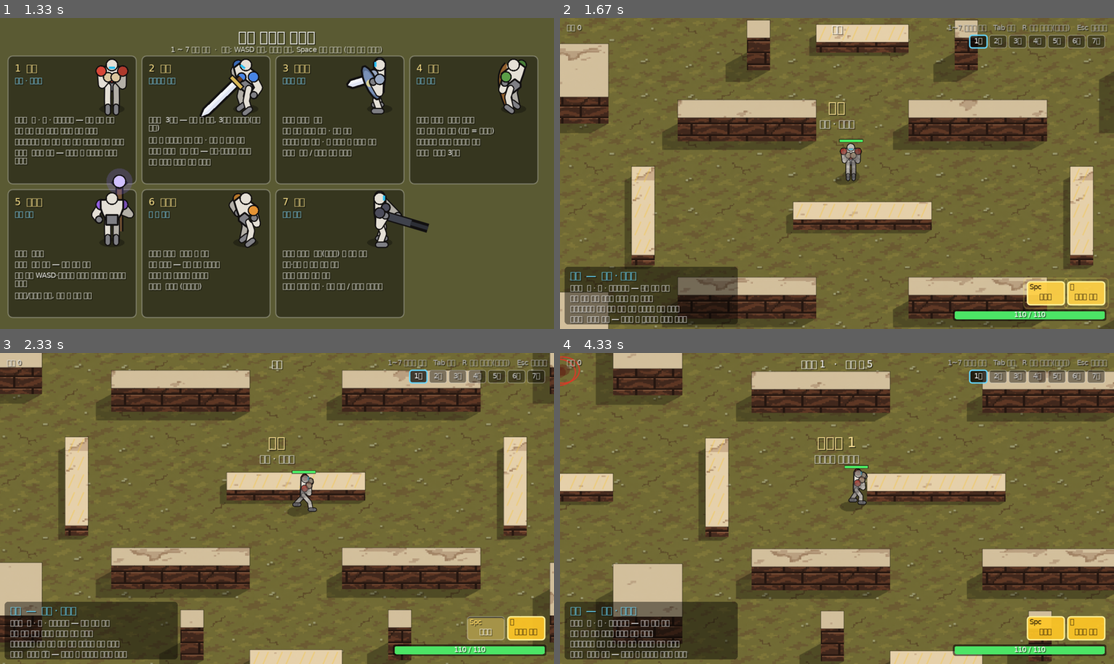
Above: before the commit, frames 1-4 (two rows, left to right).
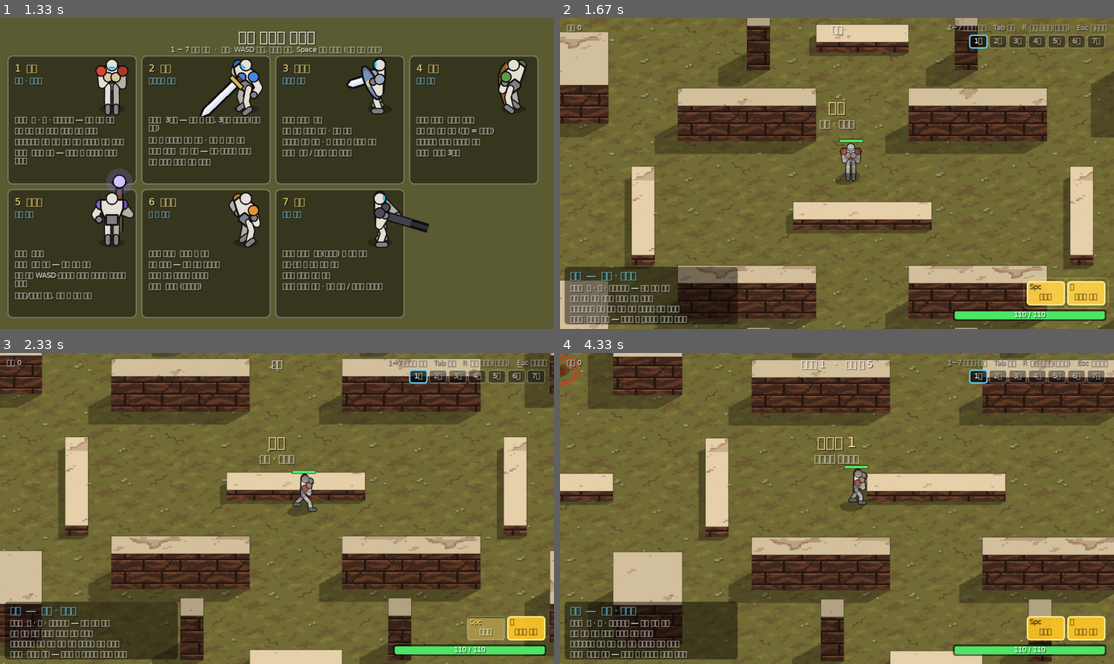
Above: after the commit, the same moments.

Repository: kaino0404-collab/quarterview-action-game
Game: LÖVE game, started from main.lua
Two runs of this game, one before a commit and one after it. Both use one fixed random seed, a clock stepped at 60 frames per second and the inputs below.
Inputs (mouse positions are in pixels of both pictures, inside the frame that each line leads up to):
- Up to frame 1 (1.33 s): hold Right 0.33-0.8 s
- Up to frame 2 (1.67 s): click "1 맨손" at 1.38 s
- Up to frame 3 (2.33 s): tap Space at 1.67 s; hold Right from 2 s (still down); move the mouse to (105, 580) at 2.03 s
- Up to frame 4 (4.33 s): release Right at 2.47 s; hold Left 2.5-3.03 s; move the mouse to (1041, 617) at 2.53 s; hold Down 3.07-3.37 s; move the mouse to (903, 536) at 3.1 s; hold Left 3.4-3.8 s; move the mouse to (848, 402) at 3.43 s; hold Up 3.83-4.2 s; move the mouse to (704, 446) at 3.87 s; hold Right from 4.23 s (still down); move the mouse to (809, 589) at 4.27 s

Frame 1 is identical in both runs. In frame 2, 12% of the frame differs, in the area x 0-100%, y 0-100%; in frame 3, 12%; in frame 4, 12%.

Commit message:
낮은 벽 빗금 지움, 넘을 수 없는 벽을 더 높게
- 넘을 수 있는 낮은 벽의 노란 빗금 표시 삭제 (도트 그림체와 안 어울림, 낮은 벽은 밝은 색으로만 구분)
- 넘을 수 없는 벽 높이 (m): 외벽 2.4 → 3.2, 큰 상자 1.8 → 2.6, 긴 벽 1.6 → 2.4, 기둥 2.2 → 3.0
  - 낮은 벽 0.7, 앞쪽 외벽 0.5 는 그대로
- 높은 벽을 어둡게 칠하는 기준 2.3 → 2.9 (외벽·기둥만 어둡게)
- 맨손 자동 테스트 통과 (7처치, 사망 0), 빌드

다음: 유저가 플레이로 확인 — 벽 뒤에 선 캐릭터가 너무 가려지는지

Co-Authored-By: Claude Opus 5.5 <noreply@anthropic.com>

Diff:
--- a/main.lua
+++ b/main.lua
@@ -147,17 +147,18 @@
     map[y] = {}
     for x = 1, MAPW do map[y][x] = 0 end
   end
-  rect(1, 1, MAPW, 1, 2.4); rect(1, 1, 1, MAPH, 2.4); rect(MAPW, 1, 1, MAPH, 2.4)
+  -- 넘을 수 없는 벽은 높게 (유저 요청: 외벽 2.4→3.2, 상자 1.8→2.6, 긴 벽 1.6→2.4, 기둥 2.2→3.0)
+  rect(1, 1, MAPW, 1, 3.2); rect(1, 1, 1, MAPH, 3.2); rect(MAPW, 1, 1, MAPH, 3.2)
   rect(1, MAPH, MAPW, 1, .5)                        -- 앞쪽 외벽은 낮게 (가리지 않게)
   -- 큰 상자
-  rect(7, 6, 3, 3, 1.8); rect(32, 6, 3, 3, 1.8); rect(7, 20, 3, 3, 1.8); rect(32, 20, 3, 3, 1.8)
+  rect(7, 6, 3, 3, 2.6); rect(32, 6, 3, 3, 2.6); rect(7, 20, 3, 3, 2.6); rect(32, 20, 3, 3, 2.6)
   -- 긴 벽 (가운데가 뚫림)
-  rect(13, 9, 6, 1, 1.6); rect(23, 9, 6, 1, 1.6); rect(13, 19, 6, 1, 1.6); rect(23, 19, 6, 1, 1.6)
+  rect(13, 9, 6, 1, 2.4); rect(23, 9, 6, 1, 2.4); rect(13, 19, 6, 1, 2.4); rect(23, 19, 6, 1, 2.4)
   -- 넘을 수 있는 낮은 벽
   rect(11, 12, 1, 5, .7); rect(30, 12, 1, 5, .7); rect(18, 14, 6, 1, .7)
   rect(3, 14, 4, 1, .7); rect(35, 14, 4, 1, .7); rect(19, 4, 4, 1, .7); rect(19, 24, 4, 1, .7)
   -- 기둥
-  rect(16, 5, 1, 1, 2.2); rect(25, 5, 1, 1, 2.2); rect(16, 23, 1, 1, 2.2); rect(25, 23, 1, 1, 2.2)
+  rect(16, 5, 1, 1, 3.0); rect(25, 5, 1, 1, 3.0); rect(16, 23, 1, 1, 3.0); rect(25, 23, 1, 1, 3.0)
   -- 바닥 얼룩
   blots = {}
   for _ = 1, 70 do
@@ -1842,7 +1843,7 @@
 --   wall_top   벽 윗면 (위에서 내려다본 것)
 --   wall_front 벽 앞면 (정면에서 본 것, 그림 아래쪽이 땅)
 -- 도트 그림: 그림 1픽셀(도트 한 칸) = 화면 BG_DOT 픽셀 (960x540 기준), 흐리지 않게 nearest 로 그린다.
---   그래서 그림 한 장이 덮는 크기(미터) BG_M 은 그림 크기에서 정해진다: 128px 바닥 → 6.4m, 40px 벽 → 2m (캐릭터 키 약 1.8m)
+--   그래서 그림 한 장이 덮는 크기(미터) BG_M 은 그림 크기에서 정해진다: 128px 그림 → 6.4m (캐릭터 키 약 1.8m)
 local BG_DOT = 2
 local BG_NAMES = { "floor", "wall_top", "wall_front" }
 local BG_M = {}
@@ -1879,7 +1880,7 @@
 -- 상자 벽 한 칸: 윗면 + (앞이 낮으면) 앞면 + 경계선
 local function wallColors(h)
   if h <= LOW then return { .82, .77, .62 }, { .38, .34, .28 } end   -- 넘을 수 있는 낮은 벽: 밝게
-  if h >= 2.3 then return { .56, .52, .44 }, { .1, .09, .08 } end
+  if h >= 2.9 then return { .56, .52, .44 }, { .1, .09, .08 } end
   return { .74, .67, .55 }, { .12, .1, .09 }
 end
 local function drawCell(x, y)
@@ -1890,7 +1891,7 @@
   local yt1 = ((y + 1) * KY - h * KZ) * S
   local hs = tileH(x, y + 1)
   -- 높은 벽일수록 조금 어둡게 (질감에 곱하는 색)
-  local tint = h <= LOW and 1 or (h >= 2.3 and .78 or .92)
+  local tint = h <= LOW and 1 or (h >= 2.9 and .78 or .92)
   if hs < h then
     local zb = (hs == 99) and 0 or min(hs, h)
     local yb = ((y + 1) * KY - zb * KZ) * S
@@ -1910,13 +1911,7 @@
     lg.setColor(top)
     lg.rectangle("fill", x0, yt0, S, yt1 - yt0)
   end
-  if h <= LOW then
-    -- 넘을 수 있다는 표시 (빗금)
-    lg.setColor(.95, .78, .3, .45)
-    lg.setLineWidth(2)
-    lg.line(x0 + 6, yt1 - 4, x0 + 16, yt0 + 4)
-    lg.line(x0 + 22, yt1 - 4, x0 + 32, yt0 + 4)
-  end
+  -- (넘을 수 있는 낮은 벽의 노란 빗금 표시는 도트 그림체와 안 어울려 지움 — 유저 요청. 낮은 벽은 tint 1 로 더 밝게만 구분)
   lg.setColor(0, 0, 0, .35)
   lg.setLineWidth(1)
   if tileH(x, y - 1) ~= h then lg.line(x0, yt0, x1, yt0) end
Not shown, changed: 작업기록.md
